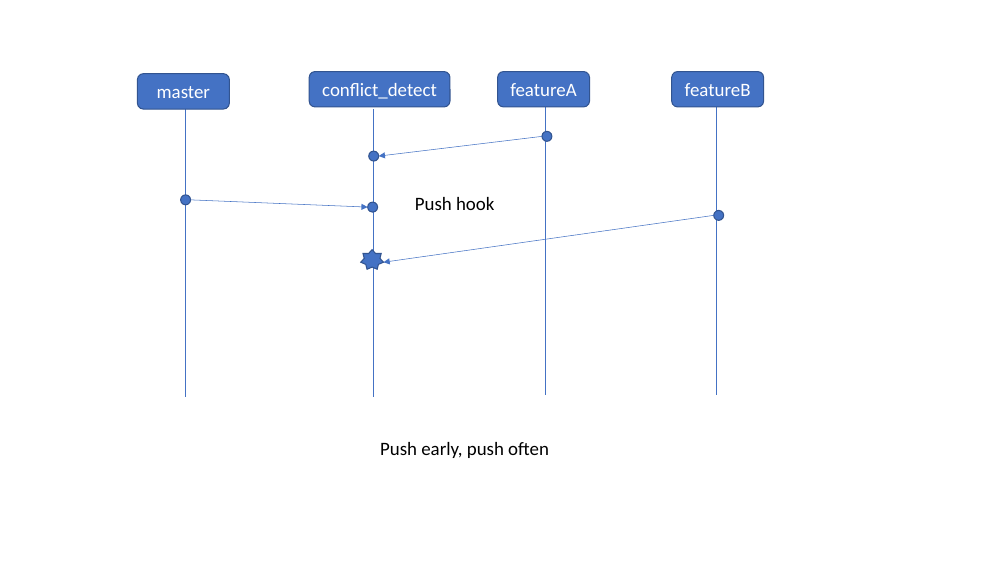
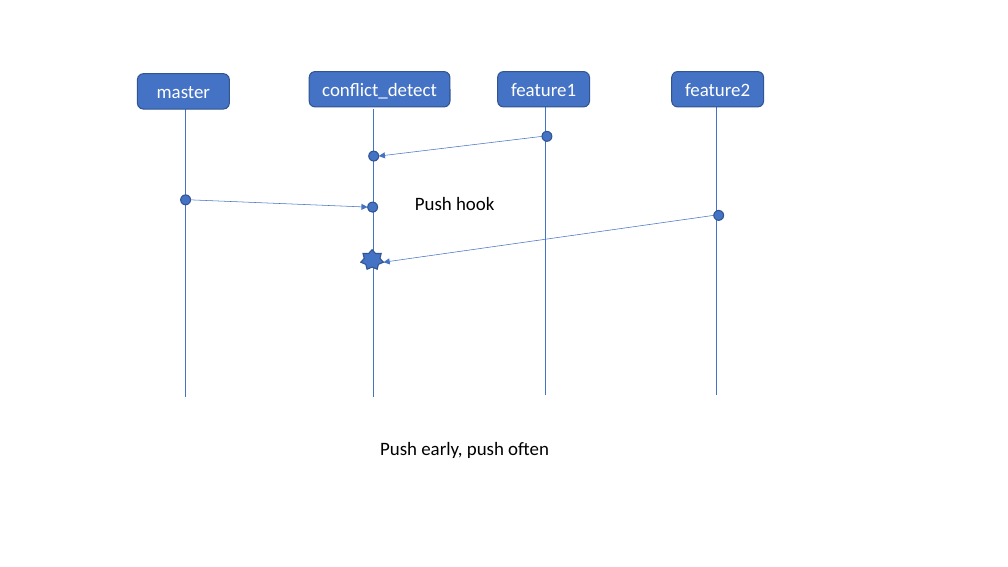
Before and after one commit to chaiyilin/featureToggling, a slide deck: slide 8 of featureToggles.pptx. Drawn at 1008x567 pixels with LibreOffice and Linux fonts; fonts in the diff are those of the drawing. Boxes give left, top, right and bottom in pixels: in the first picture for what was removed or moved away, otherwise in the second. Text is boxed around its words. In the diff, an @@ line names an element or a change of style, - is before the commit and + after.

```diff
--- a/featureToggles.pptx
+++ b/featureToggles.pptx
@@ text in rounded rectangle at <box>511,83,576,96</box>: text changed @@
-featureA
+feature1
@@ text in rounded rectangle at <box>685,83,750,96</box>: text changed @@
-featureB
+feature2
```
Also in this commit, not shown: 6 other slides changed, 4 slides added, 1 slide removed.
